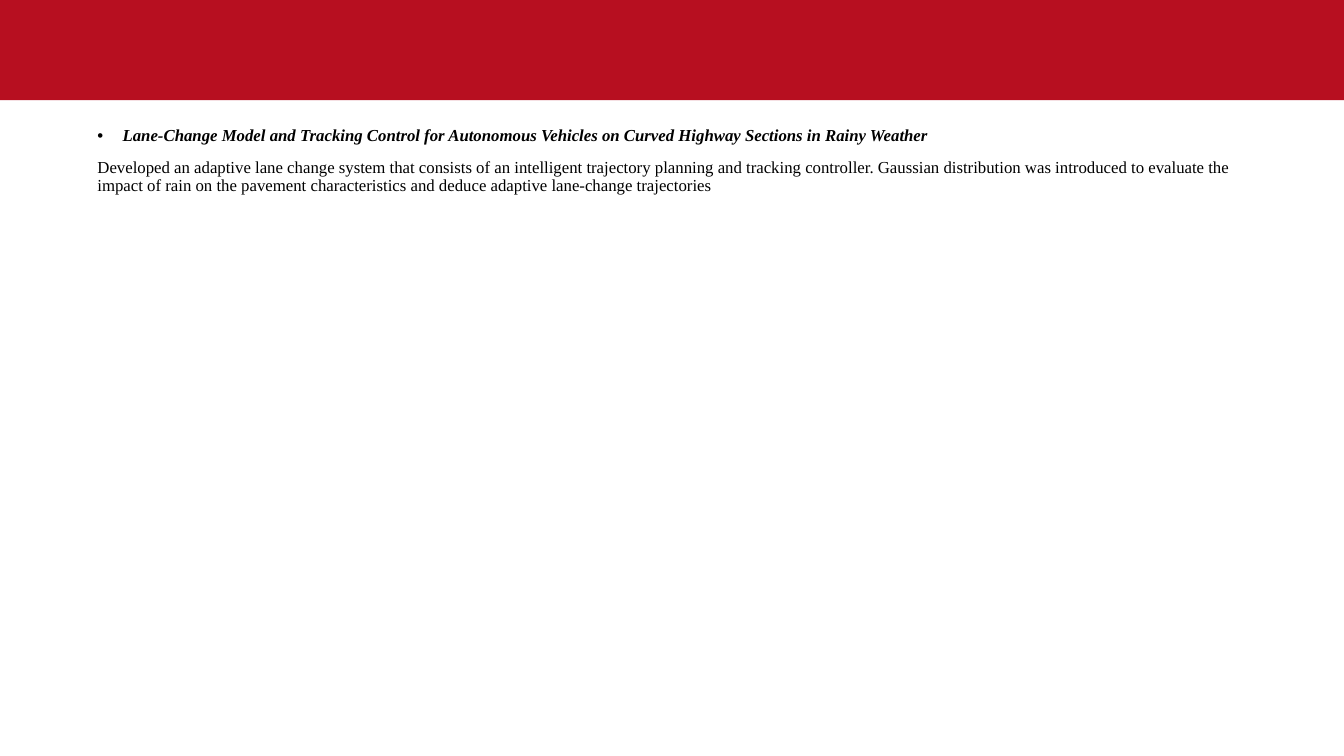
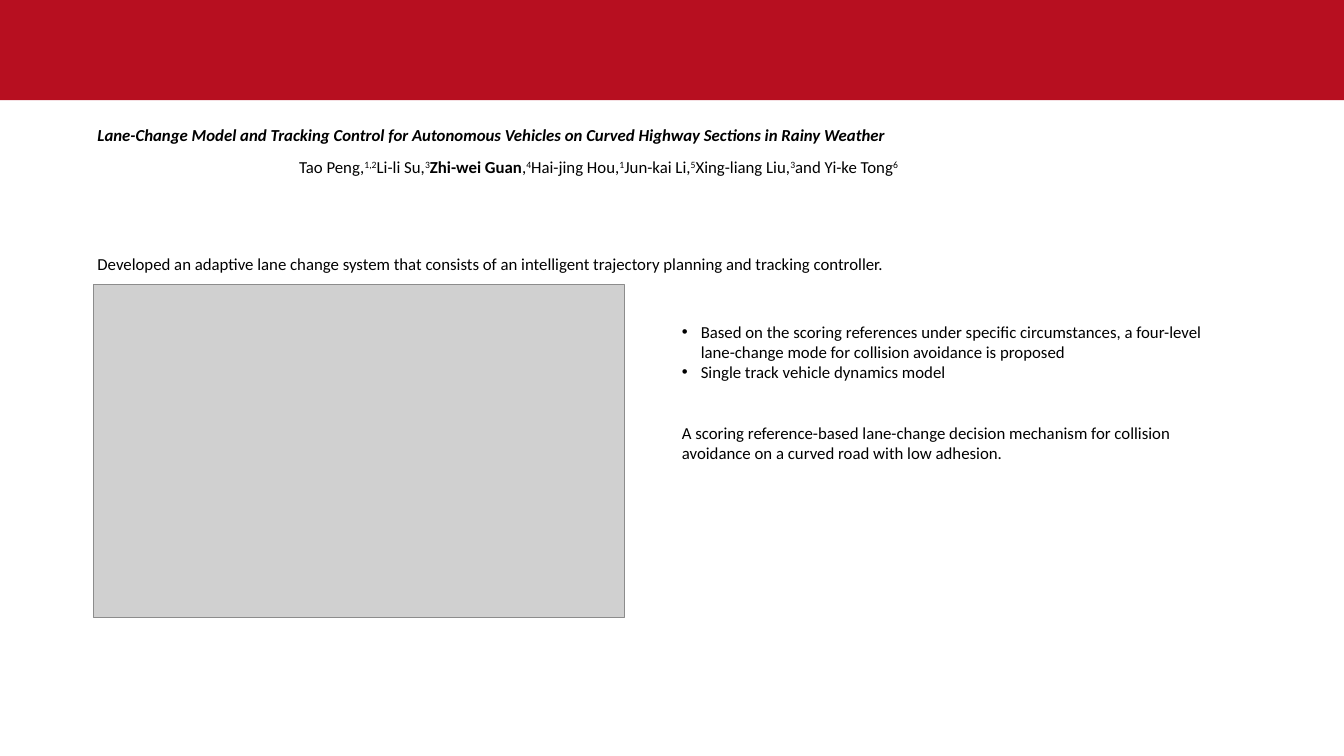
Before and after one commit to sandeepsulake96/Highway-motion-planning-using-artificial-potential-fields-with-environment-uncertainities, a slide deck: slide 14 of Thesis_outline.pptx (slide 12 before the commit). Drawn at 1344x756 pixels with LibreOffice and Linux fonts; fonts in the diff are those of the drawing; grey boxes stand for pictures; background and template pictures are left out. Boxes give left, top, right and bottom in pixels: in the first picture for what was removed or moved away, otherwise in the second. Text is boxed around its words. In the diff, an @@ line names an element or a change of style, - is before the commit and + after.

```diff
--- a/Thesis_outline.pptx
+++ b/Thesis_outline.pptx
@@ text at [97,129,885,144]: font Times New Roman to Calibri in "Lane-Change Model and Tracking Control for Autonomous ..."; bullet • to none @@
@@ text at [97,161,883,273]: text changed; font Times New Roman to Calibri @@
-Developed an adaptive lane change system that consists of an intelligent trajectory planning and tracking controller. Gaussian distribution was introduced to evaluate the impact of rain on the pavement characteristics and deduce adaptive lane-change trajectories
+Tao Peng,1,2Li-li Su,3Zhi-wei Guan,4Hai-jing Hou,1Jun-kai Li,5Xing-liang Liu,3and Yi-ke Tong6
+Developed an adaptive lane change system that consists of an intelligent trajectory planning and tracking controller.
@@ picture added at [94,285,625,618] @@
@@ text added at [682,326,1201,459], 12 pt, text #000000 @@
+• Based on the scoring references under specific circumstances, a four-level lane-change mode for collision avoidance is proposed
+• Single track vehicle dynamics model
+A scoring reference-based lane-change decision mechanism for collision avoidance on a curved road with low adhesion.
```
Also in this commit, not shown: 1 other slide changed, 1 slide added, 4 other files.
